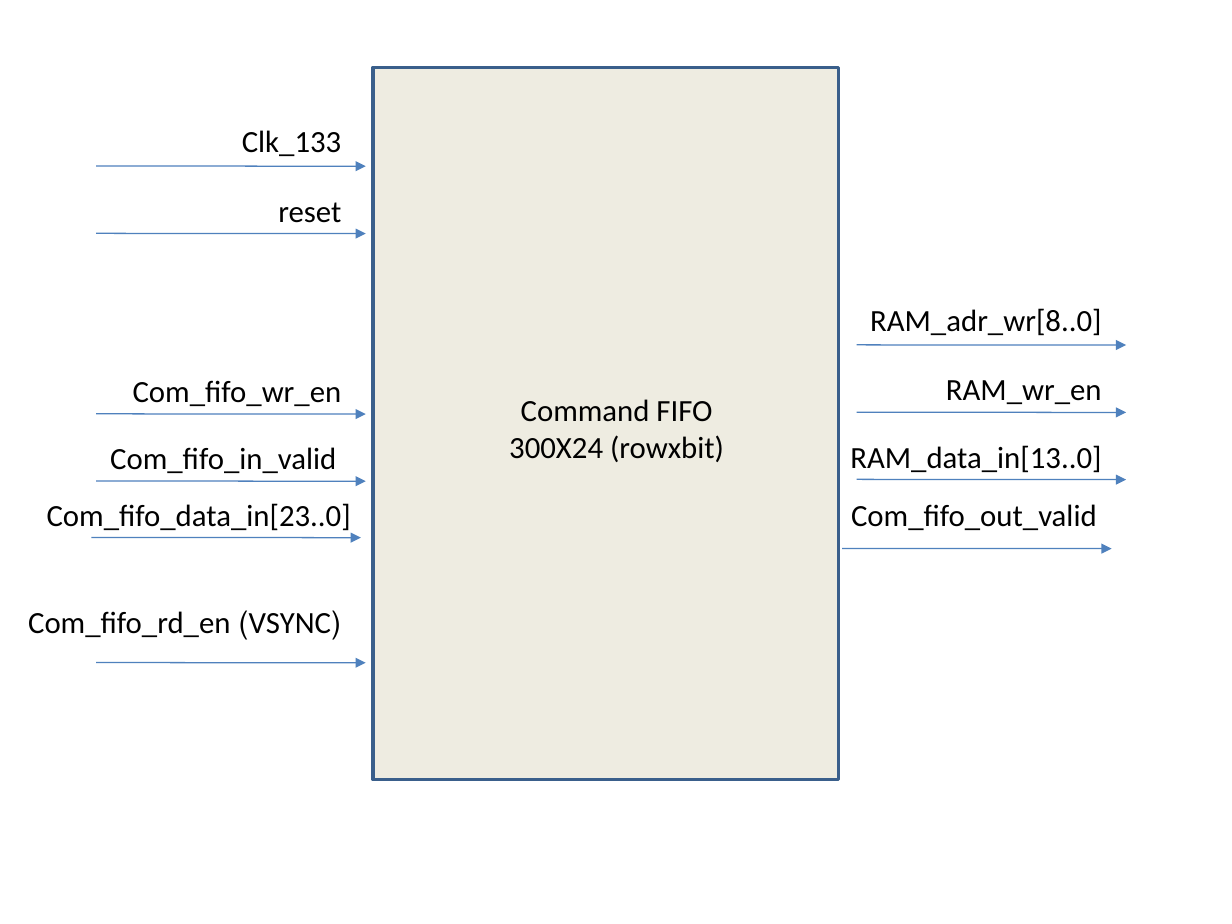
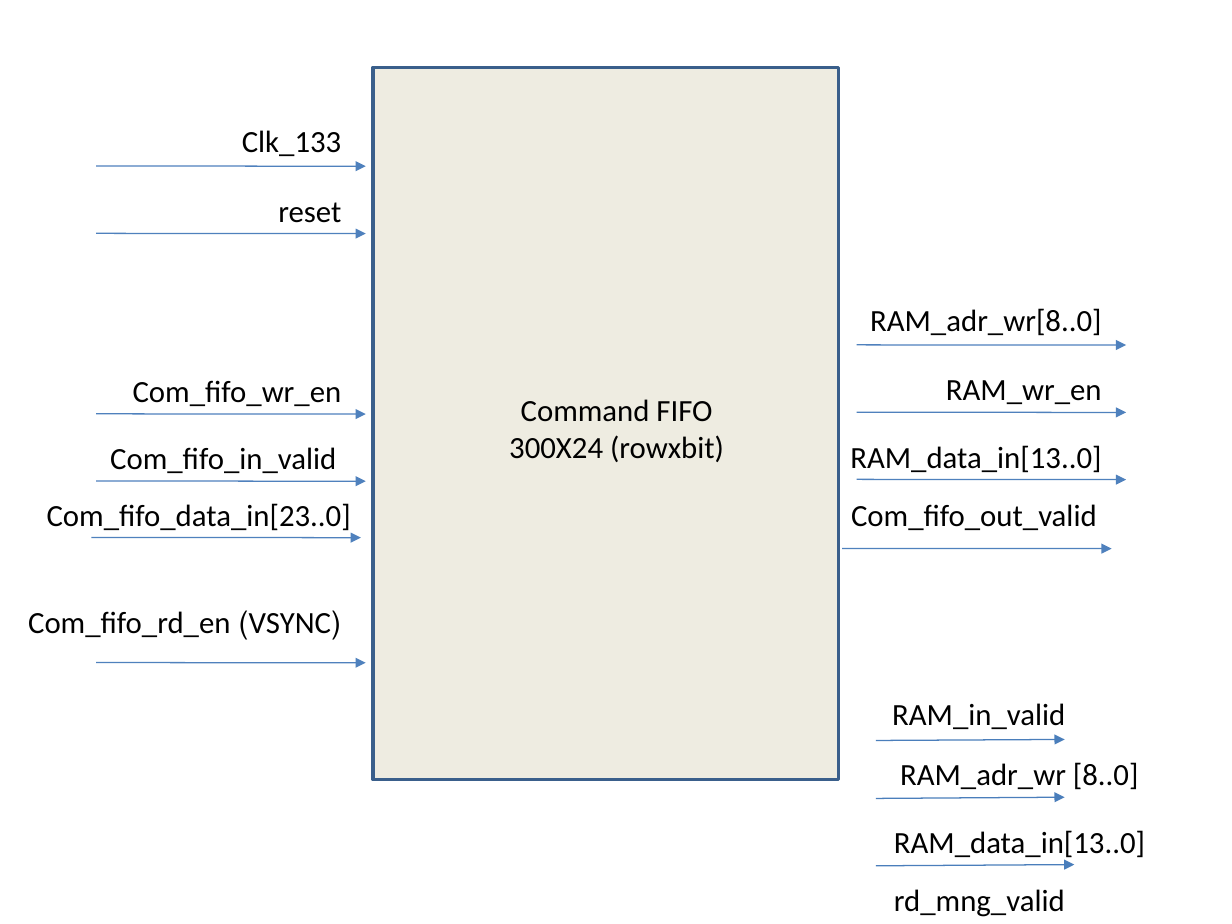
Before and after one commit to sandro6579/symbol-generator, a slide deck: slide 3 of docs/meeting summeries/2012_01_14/2012_01_14_blocks.pptx. Drawn at 1232x924 pixels with LibreOffice and Linux fonts; fonts in the diff are those of the drawing. Boxes give left, top, right and bottom in pixels: in the first picture for what was removed or moved away, otherwise in the second. Text is boxed around its words. In the diff, an @@ line names an element or a change of style, - is before the commit and + after.

```diff
--- a/docs/meeting summeries/2012_01_14/2012_01_14_blocks.pptx
+++ b/docs/meeting summeries/2012_01_14/2012_01_14_blocks.pptx
@@ text added at <box>892,703,1065,729</box>, 18 pt, text #000000 @@
+RAM_in_valid
@@ arrow added from (876, 740) to (1064, 739), #4B7EBC 0.75 pt @@
@@ text added at <box>900,762,1139,794</box>, 18 pt, text #000000 @@
+RAM_adr_wr [8..0]
@@ arrow added from (876, 798) to (1064, 797), #4B7EBC 0.75 pt @@
@@ text added at <box>894,830,1145,861</box>, 18 pt, text #000000 @@
+RAM_data_in[13..0]
@@ arrow added from (876, 866) to (1074, 865), #4B7EBC 0.75 pt @@
@@ text added at <box>894,889,1065,917</box>, 18 pt, text #000000 @@
+rd_mng_valid
```
Also in this commit, not shown: 1 other slide changed, 1 slide added, 1 other file.
